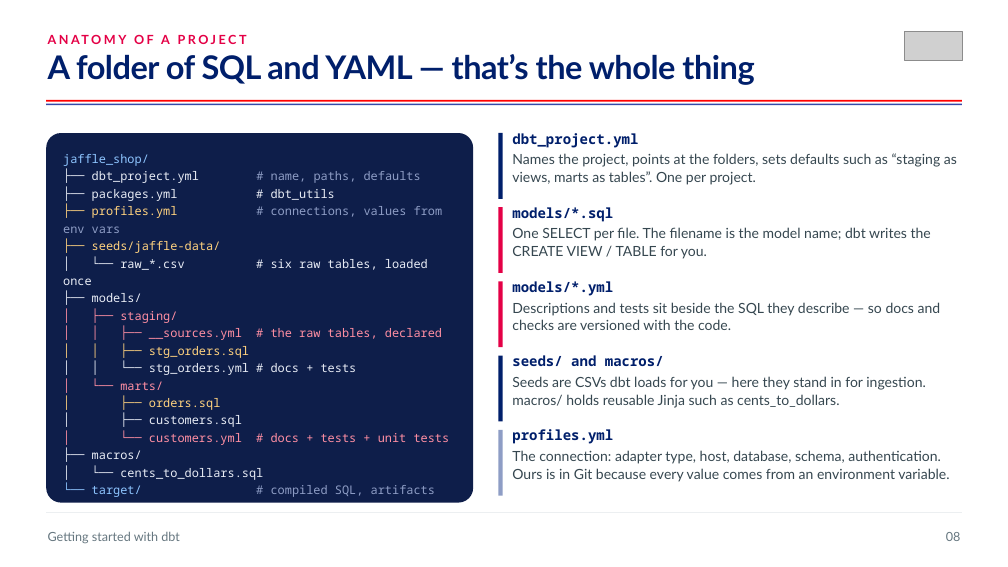
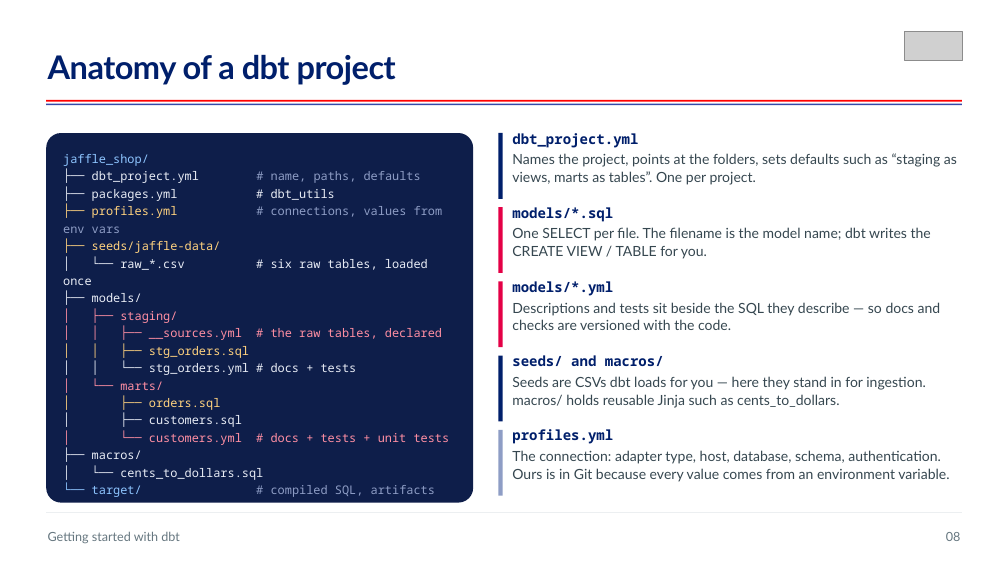
Before and after one commit to aboerger/getting-started-with-dbt, a slide deck: slide 11 of sql-as-software-getting-started-with-dbt.pptx. Drawn at 1008x567 pixels with LibreOffice and Linux fonts; fonts in the diff are those of the drawing; grey boxes stand for pictures. Boxes give left, top, right and bottom in pixels: in the first picture for what was removed or moved away, otherwise in the second. Text is boxed around its words. In the diff, an @@ line names an element or a change of style, - is before the commit and + after.

```diff
--- a/sql-as-software-getting-started-with-dbt.pptx
+++ b/sql-as-software-getting-started-with-dbt.pptx
@@ text at (48,54,396,85): text changed; size 18 to 46.5 pt; text colour #E40046 to #001F6B @@
-ANATOMY OF A PROJECT
+Anatomy of a dbt project
@@ text removed at (48,54,754,85) @@
-A folder of SQL and YAML — that’s the whole thing
```
Also in this commit, not shown: 7 other slides changed, 1 other file.
